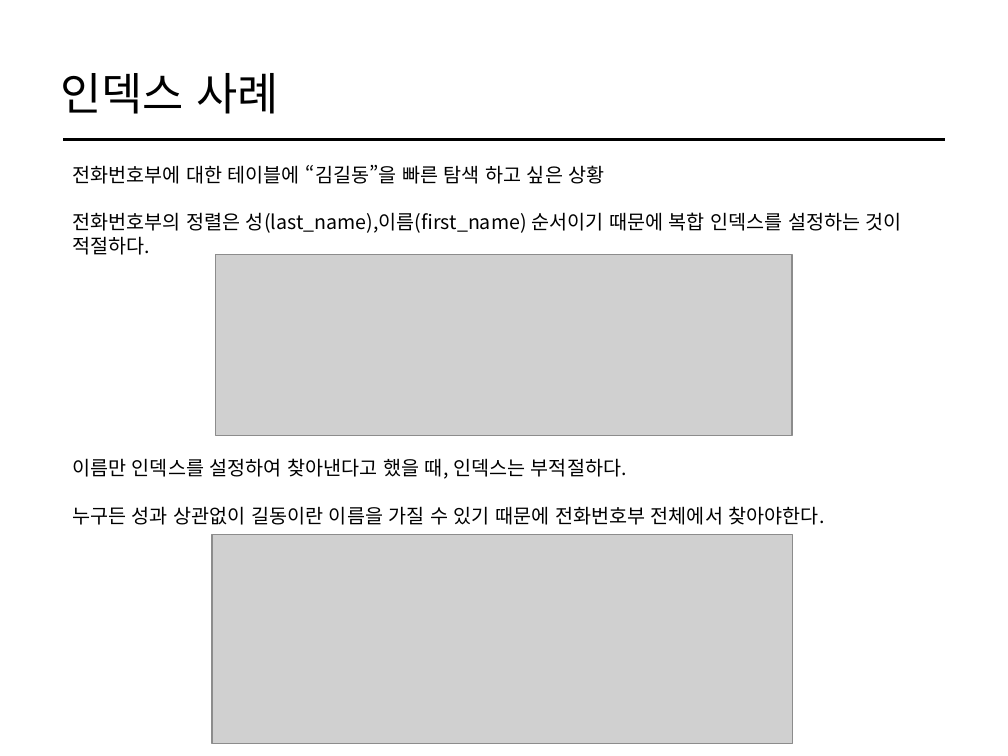
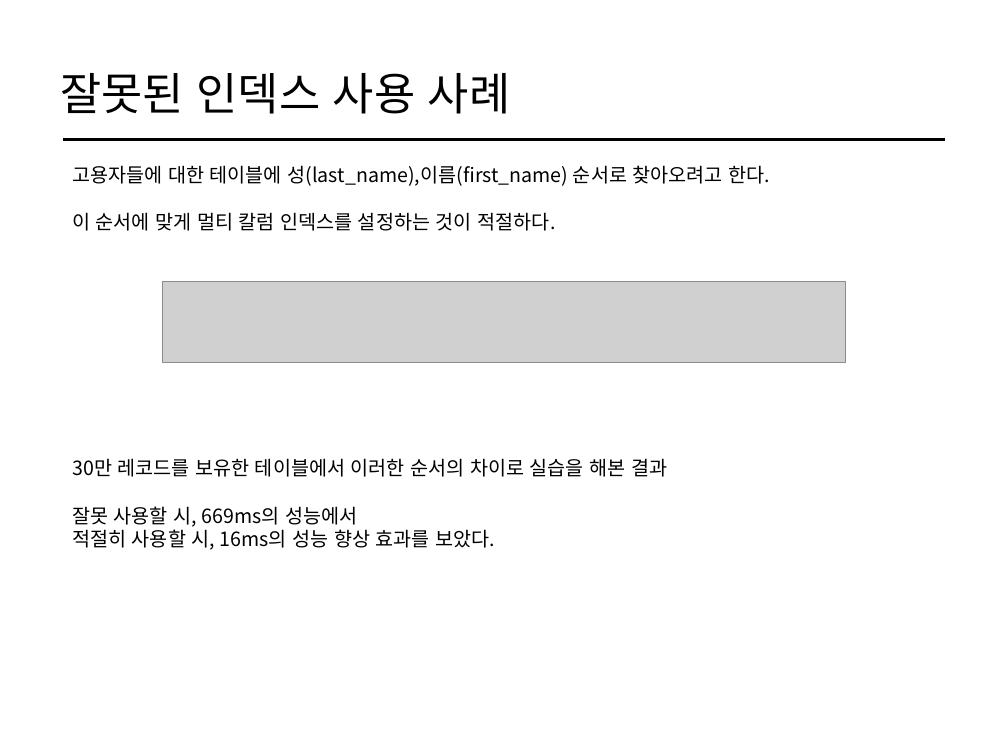
Before and after one commit to cs-study-org/cs-study, a slide deck: slide 11 of 20/yongki/DatabaseNeeds&Index.pptx. Drawn at 1008x756 pixels with LibreOffice and Linux fonts; fonts in the diff are those of the drawing; grey boxes stand for pictures. Boxes give left, top, right and bottom in pixels: in the first picture for what was removed or moved away, otherwise in the second. Text is boxed around its words. In the diff, an @@ line names an element or a change of style, - is before the commit and + after.

```diff
--- a/20/yongki/DatabaseNeeds&Index.pptx
+++ b/20/yongki/DatabaseNeeds&Index.pptx
@@ title at (60,73,510,114): text changed @@
-인덱스 사례
+잘못된 인덱스 사용 사례
@@ text at (72,165,770,231): text changed @@
-전화번호부에 대한 테이블에 “김길동”을 빠른 탐색 하고 싶은 상황
-전화번호부의 정렬은 성(last_name),이름(first_name) 순서이기 때문에 복합 인덱스를 설정하는 것이 적절하다.
+고용자들에 대한 테이블에 성(last_name),이름(first_name) 순서로 찾아오려고 한다.
+이 순서에 맞게 멀티 칼럼 인덱스를 설정하는 것이 적절하다.
@@ picture removed at (216,255,792,436) @@
@@ picture added at (162,281,846,363) @@
@@ text at (72,458,667,550): text changed @@
-이름만 인덱스를 설정하여 찾아낸다고 했을 때, 인덱스는 부적절하다.
-누구든 성과 상관없이 길동이란 이름을 가질 수 있기 때문에 전화번호부 전체에서 찾아야한다.
+30만 레코드를 보유한 테이블에서 이러한 순서의 차이로 실습을 해본 결과
+잘못 사용할 시, 669ms의 성능에서
+적절히 사용할 시, 16ms의 성능 향상 효과를 보았다.
@@ picture removed at (212,534,791,743) @@
```
Also in this commit, not shown: 2 other slides changed, 1 other file.
